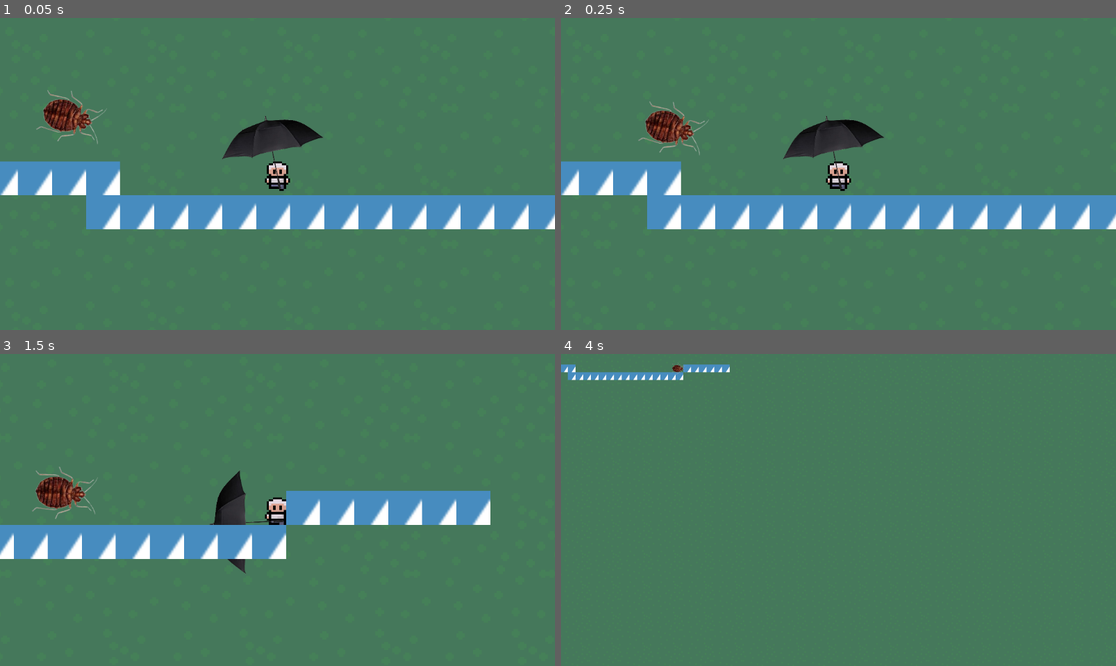
Above: before the commit, frames 1-4 (two rows, left to right).
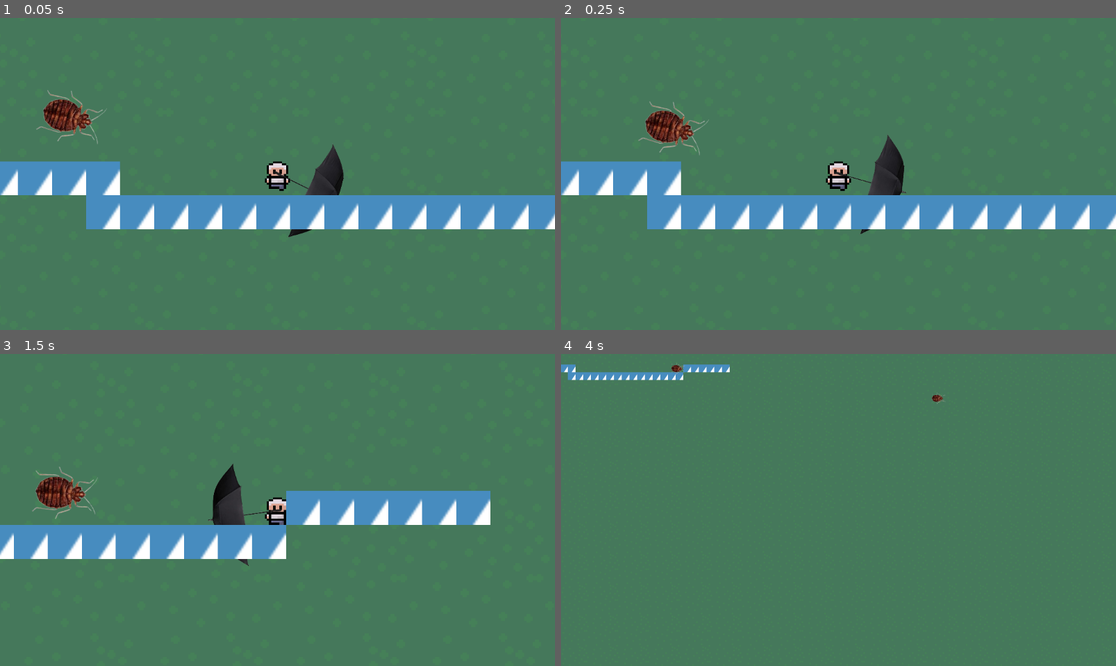
Above: after the commit, the same moments.

Repository: vEVR0/TheDeanStandard
Game: Godot game, scene res://scenes/main.tscn
Same seed, same stepped clock (60 frames per second), same inputs: the game is played once before the commit and once after it. The engine's default icon, where the game draws it, is replaced by a stand-in: a white triangle on a blue panel in a dark square.
Inputs (mouse positions are in pixels of both pictures, inside the frame that each line leads up to):
- Up to frame 1 (0.05 s): no input
- Up to frame 2 (0.25 s): no input
- Up to frame 3 (1.5 s): move the mouse to (399, 494) at 0.52 s; hold D (right) 0.53-1.28 s; move the mouse to (166, 525) at 1.27 s; hold S (down) from 1.28 s (still down)
- Up to frame 4 (4 s): move the mouse to (894, 441) at 2.02 s; release S (down) at 2.03 s; hold D (right) 2.03-2.78 s; tap Enter at 2.75 s; move the mouse to (810, 572) at 2.77 s; hold W (up) 2.78-3.53 s; tap Space at 3.5 s; move the mouse to (1005, 556) at 3.52 s; hold A (left) from 3.53 s (still down)

The runs differ from the first frame. In frame 1, 2.1% of the frame differs, in the area x 40-62%, y 31-71%; in frame 2, 2.2%, in the area x 40-63%, y 31-70%; in frame 3, 0.5%; in frame 4, less than 0.1%.
Error in both runs: Invalid access to property or key 'global_position' on a base object of type 'previously freed'. (res://scripts/bugof01.gd:16)

Commit message:
bugs kill you

Diff:
--- a/scenes/bugof01.tscn
+++ b/scenes/bugof01.tscn
@@ -23,9 +23,8 @@
 radius = 6.0
 height = 16.0
 
-[node name="CharacterBody2D" type="CharacterBody2D"]
-collision_layer = 2
-collision_mask = 2
+[node name="Bugof01" type="CharacterBody2D"]
+collision_layer = 6
 script = ExtResource("2_7hnnw")
 
 [node name="AnimatedSprite2D" type="AnimatedSprite2D" parent="."]
@@ -40,6 +39,7 @@
 shape = SubResource("CapsuleShape2D_j426k")
 
 [node name="Killbox" type="Area2D" parent="."]
+collision_layer = 128
 script = ExtResource("3_7hnnw")
 
 [node name="CollisionShape2D" type="CollisionShape2D" parent="Killbox"]
--- a/scenes/bugspawner.gd
+++ b/scenes/bugspawner.gd
@@ -17,4 +17,6 @@
 
 func _on_timer_timeout() -> void:
 	var instantiate_bug = bugof01.instantiate()
+	instantiate_bug.position.x = randi_range(-1000,1000)
+	instantiate_bug.position.y = randi_range(-1000,1000)
 	add_sibling(instantiate_bug)
--- a/scenes/main.tscn
+++ b/scenes/main.tscn
@@ -147,36 +147,34 @@
 
 [node name="TextureRect" type="TextureRect" parent="."]
 texture_filter = 1
-offset_left = -5115.0
-offset_top = -2227.0
-offset_right = 5223.0
-offset_bottom = 3762.0
+offset_left = -4161.0
+offset_top = -2289.0
+offset_right = 6177.0
+offset_bottom = 3700.0
 texture = ExtResource("1_tbgi4")
 stretch_mode = 1
 
 [node name="Dean" parent="." instance=ExtResource("1_o5qli")]
 position = Vector2(104, 28)
 
+[node name="Umbrella" parent="Dean" instance=ExtResource("3_sugp2")]
+
 [node name="Camera2D" type="Camera2D" parent="Dean"]
 zoom = Vector2(4.415, 4.415)
 position_smoothing_speed = 20.0
-
-[node name="Umbrella" parent="Dean" instance=ExtResource("3_sugp2")]
-position = Vector2(2, 12)
 
 [node name="TileMapLayer" type="TileMapLayer" parent="."]
 position = Vector2(-2, -74)
 tile_map_data = PackedByteArray("AAD8/wUAAAADAAIAAAD9/wUAAAADAAIAAAD9/wYAAAADAAIAAAD+/wYAAAADAAIAAAD//wYAAAADAAIAAAAAAA …(368 unchanged characters)…
 tile_set = SubResource("TileSet_jyhfs")
 
-[node name="CharacterBody2D" parent="." instance=ExtResource("4_jyhfs")]
+[node name="Bugof01" parent="." instance=ExtResource("4_jyhfs")]
 
 [node name="BugSpawner" type="Node2D" parent="."]
 position = Vector2(-126, -72)
 script = ExtResource("6_tefeu")
 
 [node name="Timer" type="Timer" parent="."]
-wait_time = 5.0
 autostart = true
 
 [connection signal="timeout" from="Timer" to="BugSpawner" method="_on_timer_timeout"]
--- a/scenes/umbrella.tscn
+++ b/scenes/umbrella.tscn
@@ -14,13 +14,29 @@
 "speed": 5.0
 }]
 
+[sub_resource type="CapsuleShape2D" id="CapsuleShape2D_6qus1"]
+radius = 9.0
+height = 52.0
+
 [node name="Umbrella" type="Node2D"]
 
 [node name="AnimatedSprite2D" type="AnimatedSprite2D" parent="."]
-position = Vector2(-0.99999714, -6.999999)
+position = Vector2(-1.7881393e-07, -9.536743e-07)
 scale = Vector2(0.102, 0.102)
 sprite_frames = SubResource("SpriteFrames_og67c")
 animation = &"new_animation"
 centered = false
 offset = Vector2(-100, -250)
 script = ExtResource("2_6qus1")
+
+[node name="Killbox" type="Area2D" parent="AnimatedSprite2D"]
+position = Vector2(1.7530776e-06, 9.349747e-06)
+scale = Vector2(9.803921, 9.803921)
+collision_layer = 0
+collision_mask = 4
+
+[node name="CollisionShape2D" type="CollisionShape2D" parent="AnimatedSprite2D/Killbox"]
+position = Vector2(22, 0)
+shape = SubResource("CapsuleShape2D_6qus1")
+
+[connection signal="body_entered" from="AnimatedSprite2D/Killbox" to="AnimatedSprite2D" method="_on_killbox_body_entered"]
--- a/scripts/umbrella.gd
+++ b/scripts/umbrella.gd
@@ -1,5 +1,6 @@
 extends AnimatedSprite2D
 
+@onready var bugof_01: CharacterBody2D = $"../../../Bugof01"
 
 # Called when the node enters the scene tree for the first time.
 func _ready() -> void:
@@ -11,3 +12,7 @@
 func _process(delta: float) -> void:
 	look_at(get_global_mouse_position())
 	rotation_degrees = wrap(rotation_degrees, 0, 360)
+
+
+func _on_killbox_body_entered(body: Node2D) -> void:
+	body.queue_free()
Not shown: 1 places in scenes/umbrella.tscn that only renumber resources
